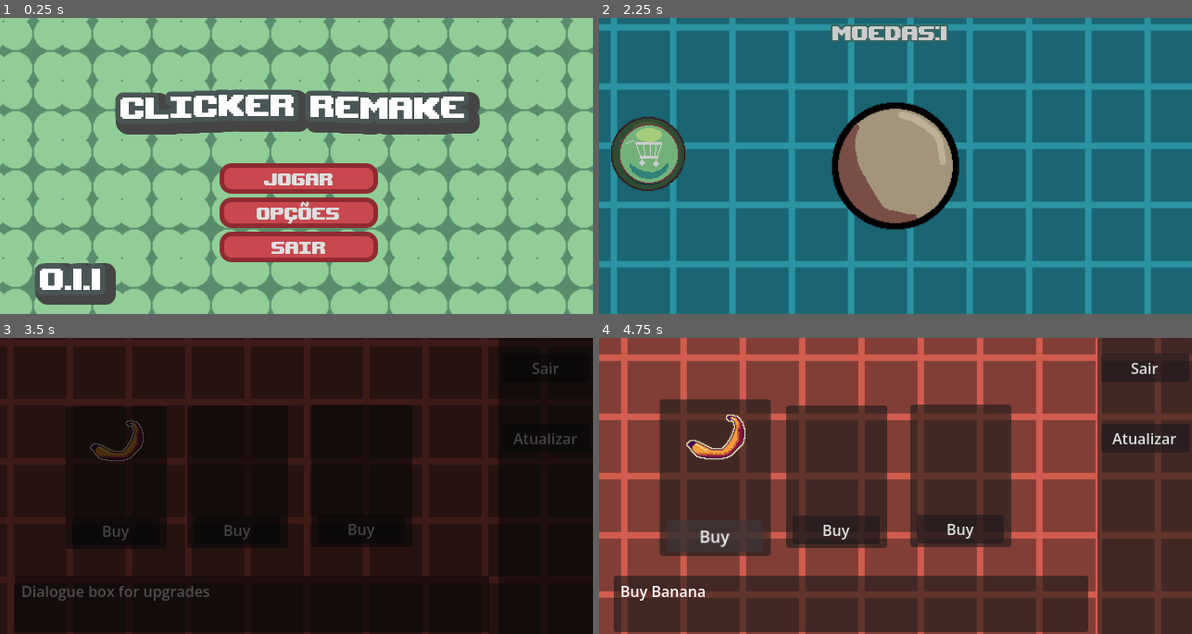
Above: before the commit, frames 1-4 (two rows, left to right).
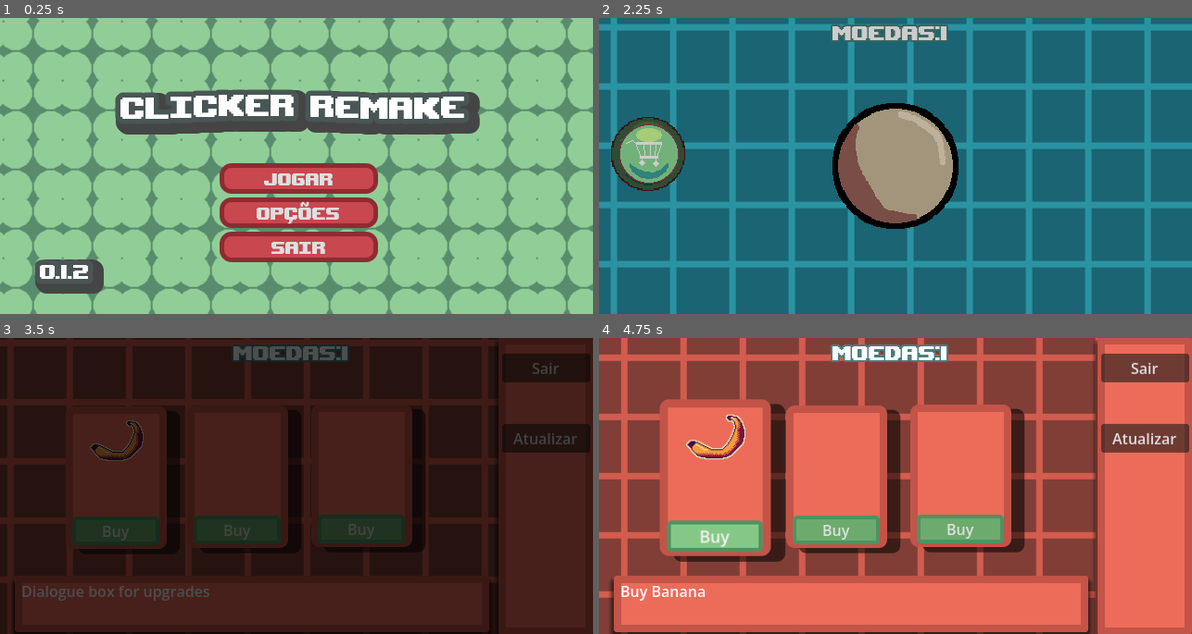
Above: after the commit, the same moments.

Repository: NormyNaoExiste/clicker-remake
Game: Godot game, scene res://Cenas/menu_principal.tscn
Two runs of this game, one before a commit and one after it. Both use one fixed random seed, a clock stepped at 60 frames per second and the inputs below.
Inputs (mouse positions are in pixels of both pictures, inside the frame that each line leads up to):
- Up to frame 1 (0.25 s): no input
- Up to frame 2 (2.25 s): click "Opções" at 0.5 s; click "Jogar" at 1.25 s; click (895, 166) at 2 s
- Up to frame 3 (3.5 s): click (47, 474) at 2.75 s
- Up to frame 4 (4.75 s): click "Atualizar" at 3.5 s; click "Buy" at 4.25 s

The runs differ from the first frame. In frame 1, 1.4% of the frame differs, in the area x 5-20%, y 81-97%; in frame 2, 0.4%; in frame 3, 53%; in frame 4, 63%, in the area x 1-100%, y 0-100%.

Commit message:
Texture revamp
Mudei a loja
Nova textura de BG
layout das opções

Diff:
--- a/Cenas/jogo.tscn
+++ b/Cenas/jogo.tscn
@@ -18,6 +18,59 @@
 shader_parameter/speed = 0.1
 shader_parameter/direction = 0.1
 
+[sub_resource type="StyleBoxFlat" id="StyleBoxFlat_0ekxr"]
+bg_color = Color(0.92636025, 0.42428523, 0.34932873, 1)
+border_width_left = 8
+border_width_top = 8
+border_width_right = 8
+border_width_bottom = 8
+border_color = Color(0.76332843, 0.3290556, 0.28147703, 1)
+corner_radius_top_left = 8
+corner_radius_top_right = 8
+corner_radius_bottom_right = 8
+corner_radius_bottom_left = 8
+shadow_color = Color(0, 0, 0, 0.5529412)
+shadow_size = 1
+shadow_offset = Vector2(13.76, 5.15)
+
+[sub_resource type="StyleBoxFlat" id="StyleBoxFlat_n6akw"]
+bg_color = Color(0.42544186, 0.6710291, 0.42784587, 1)
+border_width_left = 4
+border_width_top = 4
+border_width_right = 4
+border_width_bottom = 4
+border_color = Color(0.30856797, 0.5735849, 0.38415033, 1)
+corner_radius_top_left = 4
+corner_radius_top_right = 4
+corner_radius_bottom_right = 4
+corner_radius_bottom_left = 4
+
+[sub_resource type="StyleBoxFlat" id="StyleBoxFlat_3pkuu"]
+bg_color = Color(0.21176365, 0.36525014, 0.21498117, 1)
+border_width_left = 4
+border_width_top = 4
+border_width_right = 4
+border_width_bottom = 4
+border_color = Color(0.30856797, 0.5735849, 0.38415033, 1)
+corner_radius_top_left = 4
+corner_radius_top_right = 4
+corner_radius_bottom_right = 4
+corner_radius_bottom_left = 4
+
+[sub_resource type="StyleBoxFlat" id="StyleBoxFlat_4aojw"]
+bg_color = Color(0.52245384, 0.7851805, 0.52518994, 1)
+border_width_left = 4
+border_width_top = 4
+border_width_right = 4
+border_width_bottom = 4
+border_color = Color(0.30856797, 0.5735849, 0.38415033, 1)
+corner_radius_top_left = 4
+corner_radius_top_right = 4
+corner_radius_bottom_right = 4
+corner_radius_bottom_left = 4
+
+[sub_resource type="StyleBoxEmpty" id="StyleBoxEmpty_4aojw"]
+
 [sub_resource type="LabelSettings" id="LabelSettings_r4inx"]
 font = ExtResource("7_0ekxr")
 font_size = 30
@@ -55,11 +108,13 @@
 grow_vertical = 2
 
 [node name="Bola" type="TextureButton" parent="BotãoPrincipal" unique_id=1382934692]
+texture_filter = 1
 layout_mode = 2
 texture_normal = ExtResource("1_5n27r")
 script = ExtResource("5_xmmbr")
 
 [node name="ShopButton" type="TextureButton" parent="." unique_id=1730863142]
+texture_filter = 1
 layout_mode = 1
 anchors_preset = -1
 anchor_left = 0.034
@@ -83,20 +138,6 @@
 scale = Vector2(1.2460938, 1.2460938)
 texture = ExtResource("2_03mvh")
 
-[node name="MoedasLabel" type="Label" parent="." unique_id=613262782]
-layout_mode = 1
-anchors_preset = -1
-anchor_left = 0.393375
-anchor_right = 0.522
-anchor_bottom = 0.125
-offset_left = 0.23999023
-offset_top = 1.0
-offset_right = -0.08001709
-offset_bottom = -8.0
-text = "0"
-label_settings = SubResource("LabelSettings_r4inx")
-metadata/_edit_use_anchors_ = true
-
 [node name="ShopMenu" parent="." unique_id=1088958588 instance=ExtResource("8_p2wm8")]
 visible = false
 layout_mode = 1
@@ -147,6 +188,7 @@
 offset_top = 0.08000183
 offset_right = 0.1599884
 offset_bottom = 0.16000366
+theme_override_styles/panel = SubResource("StyleBoxFlat_0ekxr")
 script = ExtResource("9_r4inx")
 upgrade_text = "Banana"
 metadata/_edit_use_anchors_ = true
@@ -162,6 +204,10 @@
 offset_top = 0.027999878
 offset_right = -0.043006897
 offset_bottom = 0.0039978027
+theme_override_styles/normal = SubResource("StyleBoxFlat_n6akw")
+theme_override_styles/pressed = SubResource("StyleBoxFlat_3pkuu")
+theme_override_styles/hover = SubResource("StyleBoxFlat_4aojw")
+theme_override_styles/focus = SubResource("StyleBoxEmpty_4aojw")
 text = "Buy"
 script = ExtResource("10_j7fpx")
 metadata/_edit_use_anchors_ = true
@@ -190,6 +236,7 @@
 offset_top = -0.040008545
 offset_right = -0.11999512
 offset_bottom = -0.08001709
+theme_override_styles/panel = SubResource("StyleBoxFlat_0ekxr")
 script = ExtResource("9_r4inx")
 upgrade_text = "Upgrade 2"
 metadata/_edit_use_anchors_ = true
@@ -205,6 +252,9 @@
 offset_top = 0.027999878
 offset_right = -0.043006897
 offset_bottom = 0.0039978027
+theme_override_styles/normal = SubResource("StyleBoxFlat_n6akw")
+theme_override_styles/pressed = SubResource("StyleBoxFlat_3pkuu")
+theme_override_styles/hover = SubResource("StyleBoxFlat_4aojw")
 text = "Buy"
 script = ExtResource("10_j7fpx")
 metadata/_edit_use_anchors_ = true
@@ -220,6 +270,7 @@
 offset_top = -0.040008545
 offset_right = 0.23999023
 offset_bottom = 0.07998657
+theme_override_styles/panel = SubResource("StyleBoxFlat_0ekxr")
 script = ExtResource("9_r4inx")
 upgrade_text = "Upgrade 3"
 metadata/_edit_use_anchors_ = true
@@ -235,8 +286,26 @@
 offset_top = 0.027999878
 offset_right = -0.043006897
 offset_bottom = 0.0039978027
+theme_override_styles/normal = SubResource("StyleBoxFlat_n6akw")
+theme_override_styles/pressed = SubResource("StyleBoxFlat_3pkuu")
+theme_override_styles/hover = SubResource("StyleBoxFlat_4aojw")
 text = "Buy"
 script = ExtResource("10_j7fpx")
+metadata/_edit_use_anchors_ = true
+
+[node name="MoedasLabel" type="Label" parent="." unique_id=613262782]
+texture_filter = 1
+layout_mode = 1
+anchors_preset = -1
+anchor_left = 0.393375
+anchor_right = 0.522
+anchor_bottom = 0.125
+offset_left = 0.23999023
+offset_top = 1.0
+offset_right = -0.08001709
+offset_bottom = -8.0
+text = "0"
+label_settings = SubResource("LabelSettings_r4inx")
 metadata/_edit_use_anchors_ = true
 
 [node name="Fade" parent="." unique_id=312639957 instance=ExtResource("10_0iqwg")]
--- a/Cenas/menu_principal.tscn
+++ b/Cenas/menu_principal.tscn
@@ -145,12 +145,12 @@
 anchors_preset = -1
 anchor_left = 0.06712501
 anchor_top = 0.8120001
-anchor_right = 0.17368752
-anchor_bottom = 0.94075
+anchor_right = 0.15337501
+anchor_bottom = 0.92825
 offset_left = 0.0399971
 offset_top = 0.15997314
 offset_right = -0.16001129
 offset_bottom = -0.040008545
-text = "0.1.1"
+text = "0.1.2"
 label_settings = ExtResource("4_qb56n")
 metadata/_edit_use_anchors_ = true
--- /dev/null
+++ b/Cenas/options.tscn
@@ -0,0 +1,47 @@
+[gd_scene format=3 uid="uid://vpqxm3utcwty"]
+
+[ext_resource type="Shader" uid="uid://c16phvva5rsor" path="res://Shaders/pattern.gdshader" id="1_odqpe"]
+[ext_resource type="Texture2D" uid="uid://b48w836oq2ap7" path="res://Assets/TiledShaderBGBolt.png" id="2_g0240"]
+
+[sub_resource type="ShaderMaterial" id="ShaderMaterial_7cans"]
+shader = ExtResource("1_odqpe")
+shader_parameter/speed = 0.1
+shader_parameter/direction = 0.1
+
+[node name="Options" type="Control" unique_id=1221094280]
+layout_mode = 3
+anchors_preset = 15
+anchor_right = 1.0
+anchor_bottom = 1.0
+grow_horizontal = 2
+grow_vertical = 2
+metadata/_edit_use_anchors_ = true
+
+[node name="TextureRect" type="TextureRect" parent="." unique_id=914423309]
+modulate = Color(0.4370762, 0.60820985, 0.7364383, 1)
+material = SubResource("ShaderMaterial_7cans")
+layout_mode = 1
+anchors_preset = 15
+anchor_right = 1.0
+anchor_bottom = 1.0
+grow_horizontal = 2
+grow_vertical = 2
+texture = ExtResource("2_g0240")
+expand_mode = 1
+stretch_mode = 1
+flip_h = true
+metadata/_edit_use_anchors_ = true
+
+[node name="Panel" type="Panel" parent="." unique_id=1032021882]
+layout_mode = 1
+anchors_preset = -1
+anchor_left = 0.126
+anchor_top = 0.064
+anchor_right = 0.874
+anchor_bottom = 0.89400005
+offset_left = -0.13999939
+offset_top = 0.01999855
+offset_right = 0.14001465
+offset_bottom = 13.419983
+grow_horizontal = 2
+grow_vertical = 2
--- a/Cenas/shop_menu.tscn
+++ b/Cenas/shop_menu.tscn
@@ -7,6 +7,21 @@
 shader = ExtResource("1_mj1cc")
 shader_parameter/speed = -0.2
 shader_parameter/direction = 0.1
+
+[sub_resource type="StyleBoxFlat" id="StyleBoxFlat_mj1cc"]
+bg_color = Color(0.92636025, 0.42428523, 0.34932873, 1)
+border_width_left = 8
+border_width_top = 8
+border_width_right = 8
+border_width_bottom = 8
+border_color = Color(0.76332843, 0.3290556, 0.28147703, 1)
+corner_radius_top_left = 2
+corner_radius_top_right = 2
+corner_radius_bottom_right = 2
+corner_radius_bottom_left = 2
+shadow_color = Color(0, 0, 0, 0.57254905)
+shadow_size = 6
+shadow_offset = Vector2(0, 7.11)
 
 [node name="ShopMenu" type="Control" unique_id=1088958588]
 layout_mode = 3
@@ -37,6 +52,7 @@
 anchor_bottom = 0.994
 offset_top = 0.039978027
 offset_bottom = -0.08001709
+theme_override_styles/panel = SubResource("StyleBoxFlat_mj1cc")
 metadata/_edit_use_anchors_ = true
 
 [node name="ShopSidePanel" type="Panel" parent="." unique_id=1416510449]
@@ -50,4 +66,5 @@
 offset_bottom = 1.0
 grow_horizontal = 2
 grow_vertical = 2
+theme_override_styles/panel = SubResource("StyleBoxFlat_mj1cc")
 metadata/_edit_use_anchors_ = true
--- a/Recursos/Titulo.tres
+++ b/Recursos/Titulo.tres
@@ -4,7 +4,7 @@
 
 [resource]
 font = ExtResource("1_oj8ul")
-font_size = 45
+font_size = 29
 outline_size = 22
 outline_color = Color(0.28627452, 0.3372549, 0.33333334, 1)
 shadow_size = 44
Binary file added: Assets/TiledShaderBGBolt.png
Not shown, added: Assets/TiledShaderBGBolt.png.import
